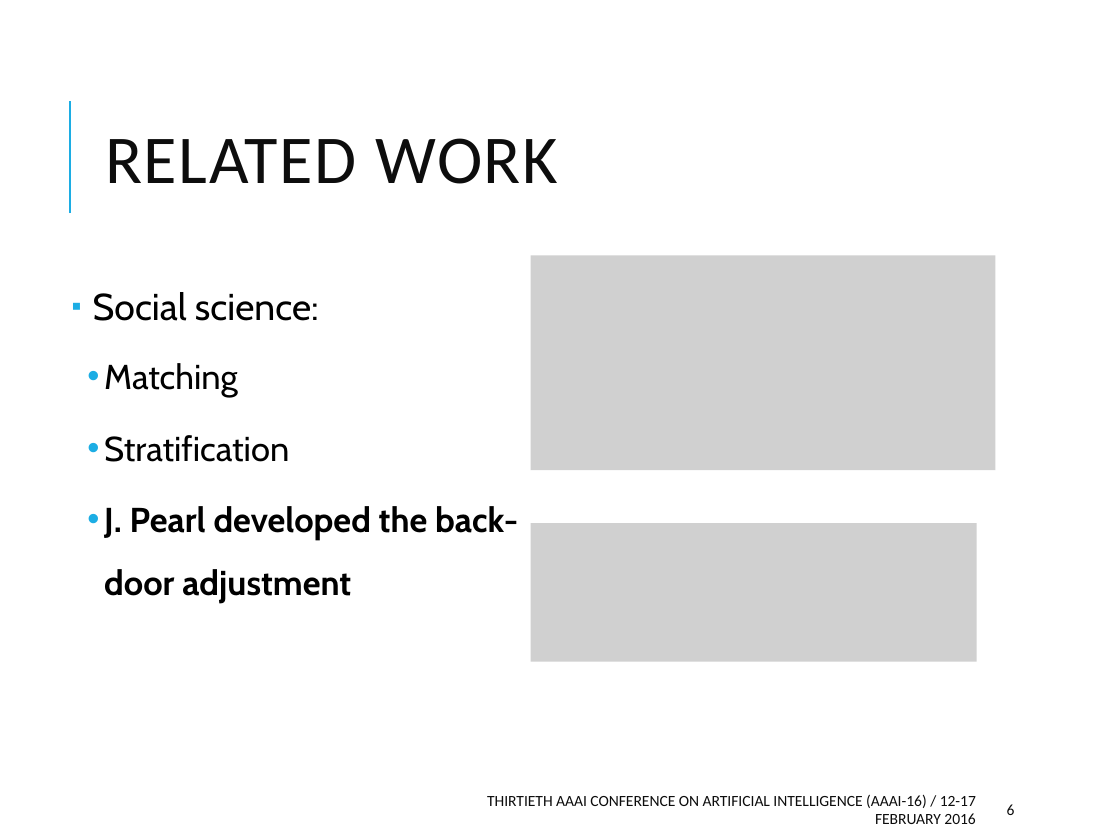
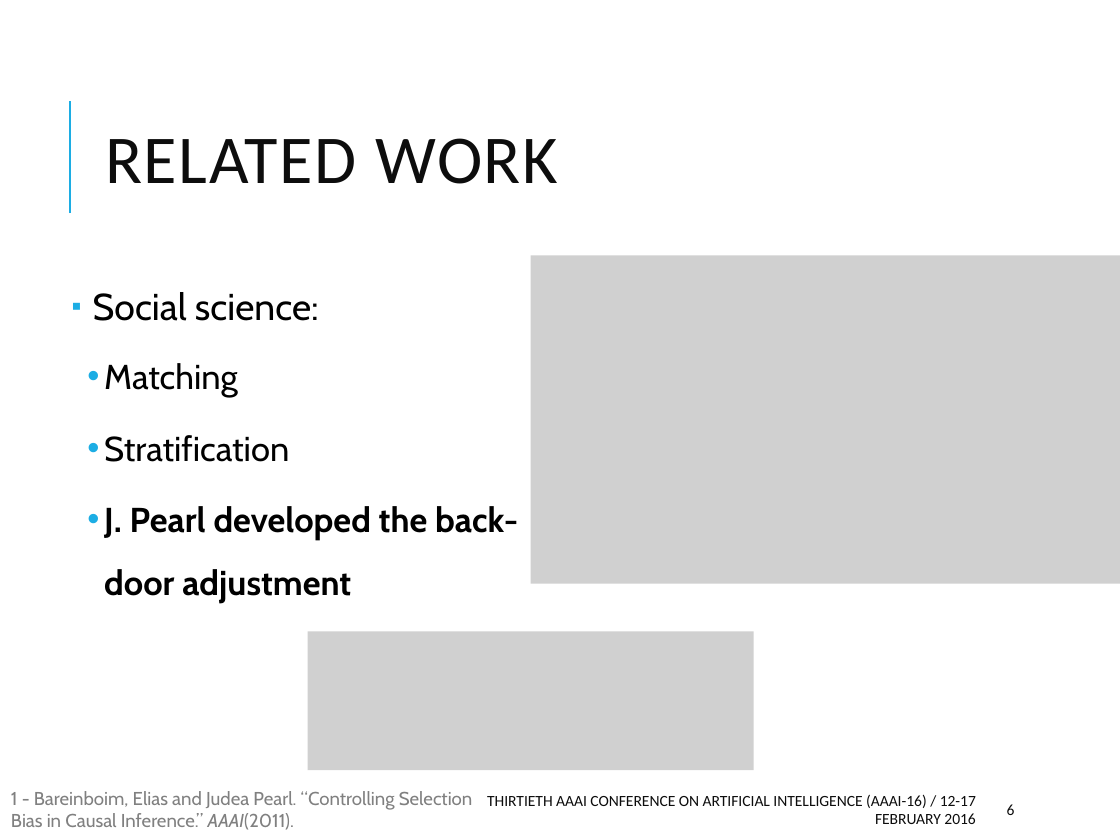
Before and after one commit to tapilab/aaai-2016-robust, a slide deck: slide 6 of slides/slides.pptx. Drawn at 1120x840 pixels with LibreOffice and Linux fonts; fonts in the diff are those of the drawing; grey boxes stand for pictures. Boxes give left, top, right and bottom in pixels: in the first picture for what was removed or moved away, otherwise in the second. Text is boxed around its words. In the diff, an @@ line names an element or a change of style, - is before the commit and + after.

```diff
--- a/slides/slides.pptx
+++ b/slides/slides.pptx
@@ picture: place and size @@
-picture at [531,255,996,470]
+picture at [531,255,1120,584]
@@ picture removed at [531,523,977,662] @@
@@ picture added at [308,632,754,771] @@
@@ text added at [11,791,473,830], 12 pt, text #808080 @@
+1 - Bareinboim, Elias and Judea Pearl. “Controlling Selection Bias in Causal Inference.” AAAI(2011).
```
Also in this commit, not shown: 1 other slide changed, 1 other file.
